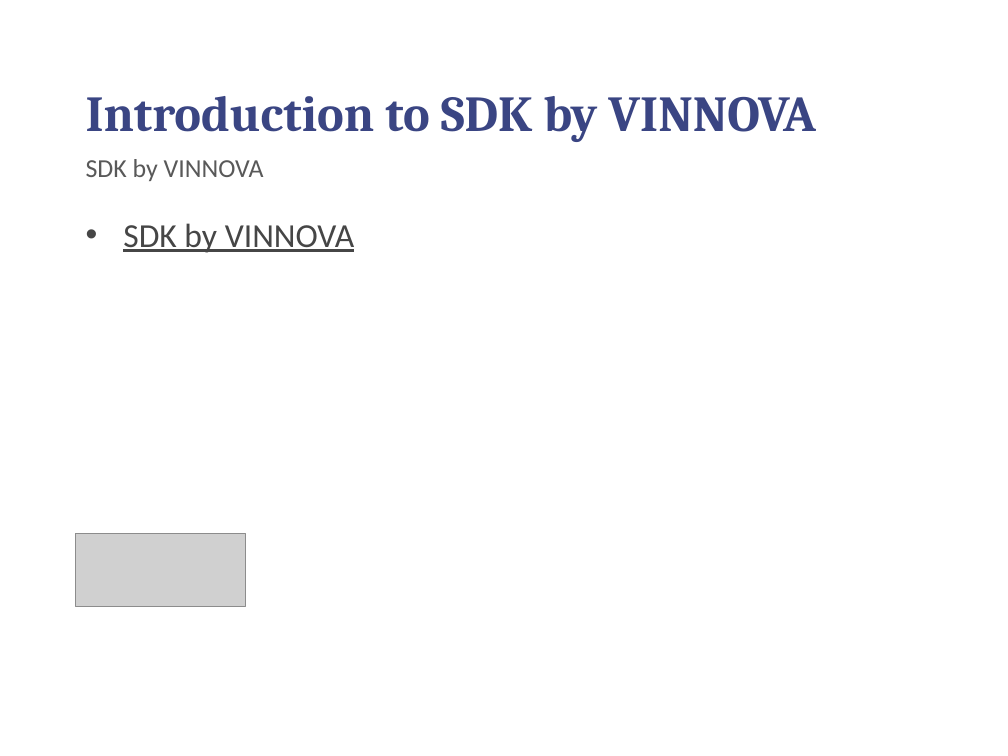
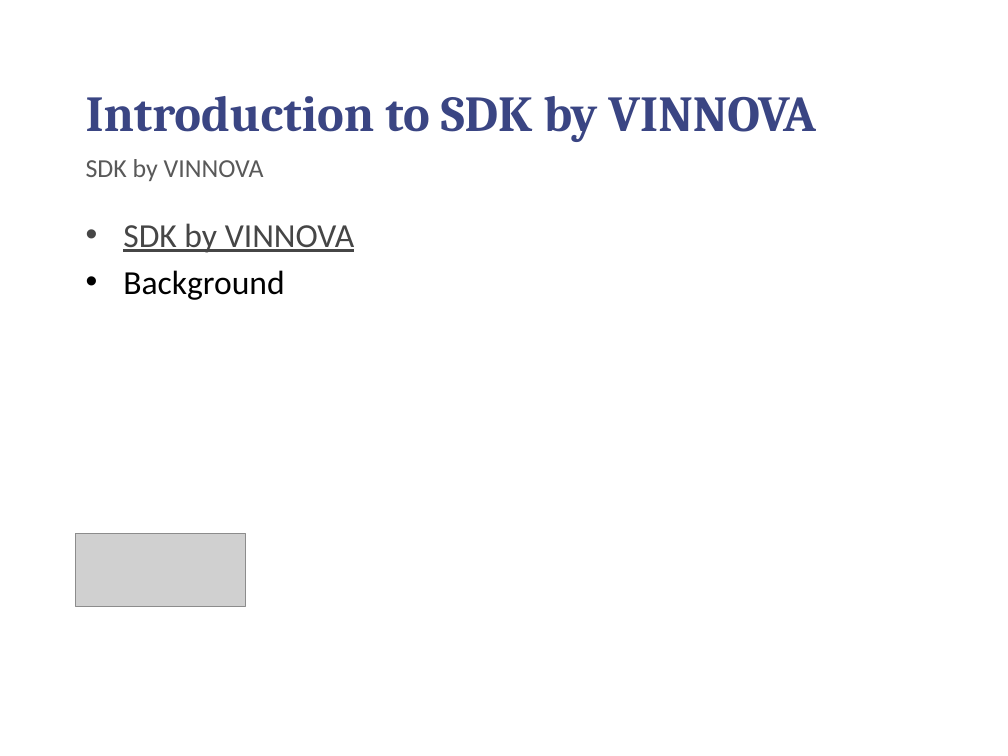
Before and after one commit to chilmers/cadec-healthcare-api-tutorial, a slide deck: slide 5 of Cadec-vårdens-apier.pptx. Drawn at 1008x756 pixels with LibreOffice and Linux fonts; fonts in the diff are those of the drawing; grey boxes stand for pictures; background and template pictures are left out. Boxes give left, top, right and bottom in pixels: in the first picture for what was removed or moved away, otherwise in the second. Text is boxed around its words. In the diff, an @@ line names an element or a change of style, - is before the commit and + after.

```diff
--- a/Cadec-vårdens-apier.pptx
+++ b/Cadec-vårdens-apier.pptx
@@ text at (123,270,284,300): paragraph added @@
+• Background
```
Also in this commit, not shown: 8 other slides changed.
